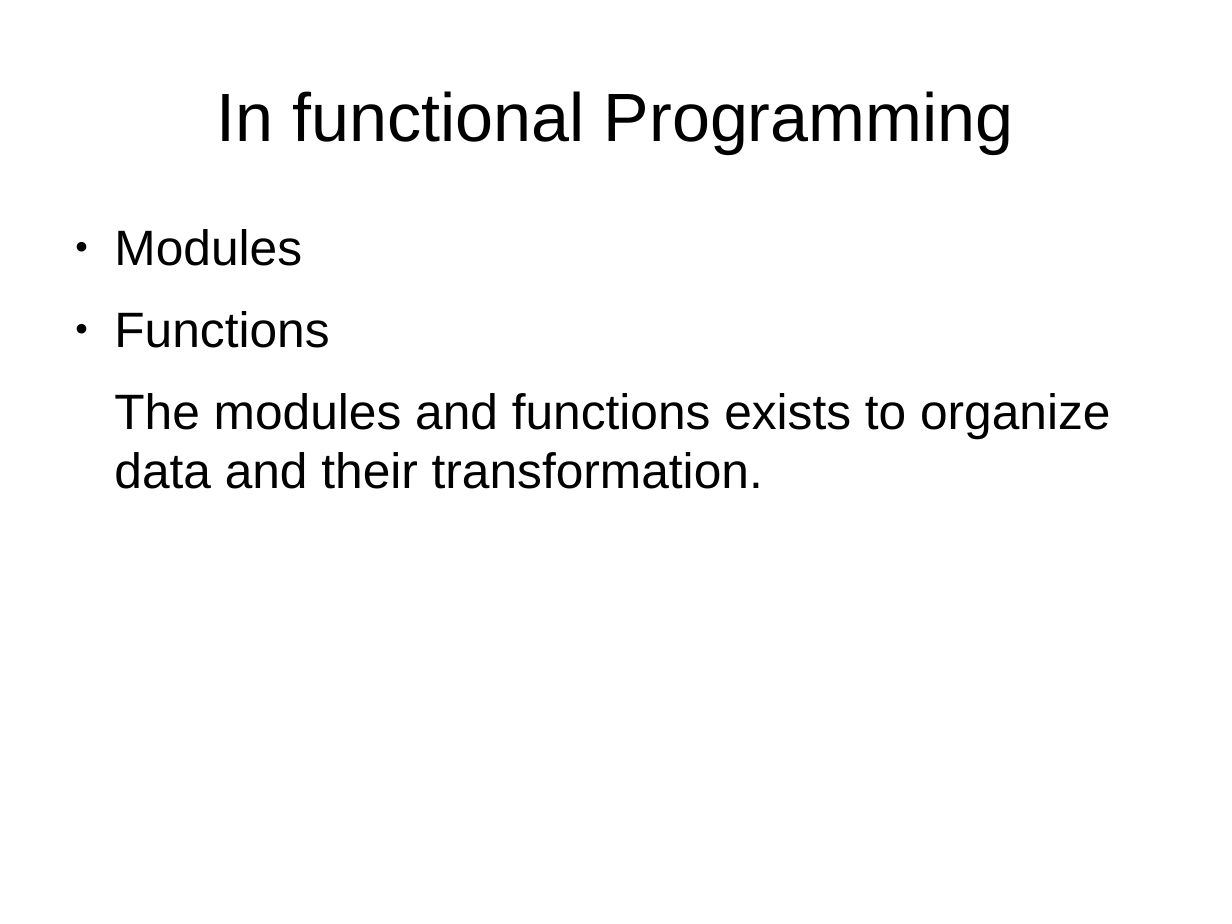
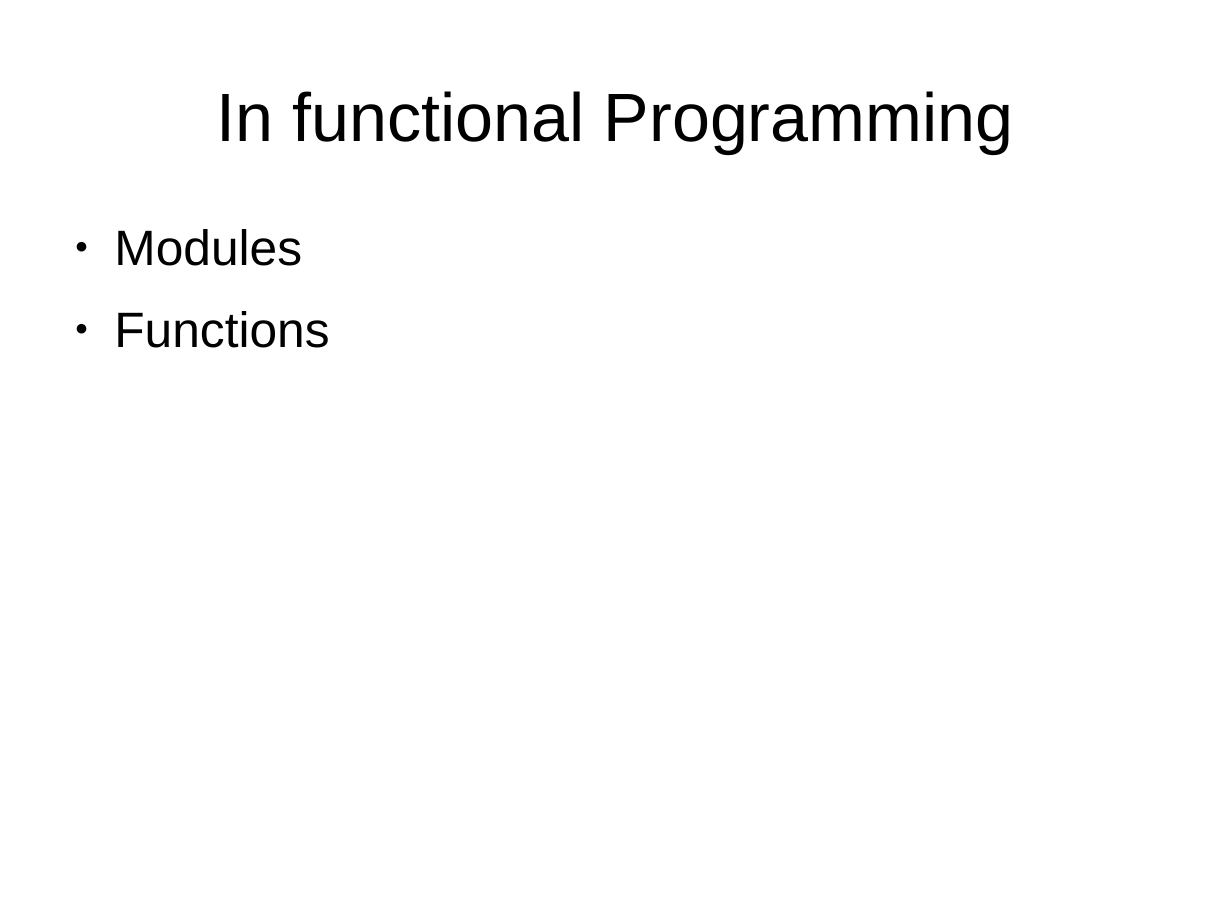
Before and after one commit to ramortegui/talks, a slide deck: slide 6 of odps/elixir-reactive-app.odp. Drawn at 1232x924 pixels with LibreOffice and Linux fonts; fonts in the diff are those of the drawing. Boxes give left, top, right and bottom in pixels: in the first picture for what was removed or moved away, otherwise in the second. Text is boxed around its words. In the diff, an @@ line names an element or a change of style, - is before the commit and + after.

```diff
--- a/odps/elixir-reactive-app.odp
+++ b/odps/elixir-reactive-app.odp
@@ text at [114,393,1110,489]: paragraph removed @@
-The modules and functions exists to organize data and their transformation.
```
Also in this commit, not shown: 9 other slides changed, 1 slide added, 3 slides removed.
